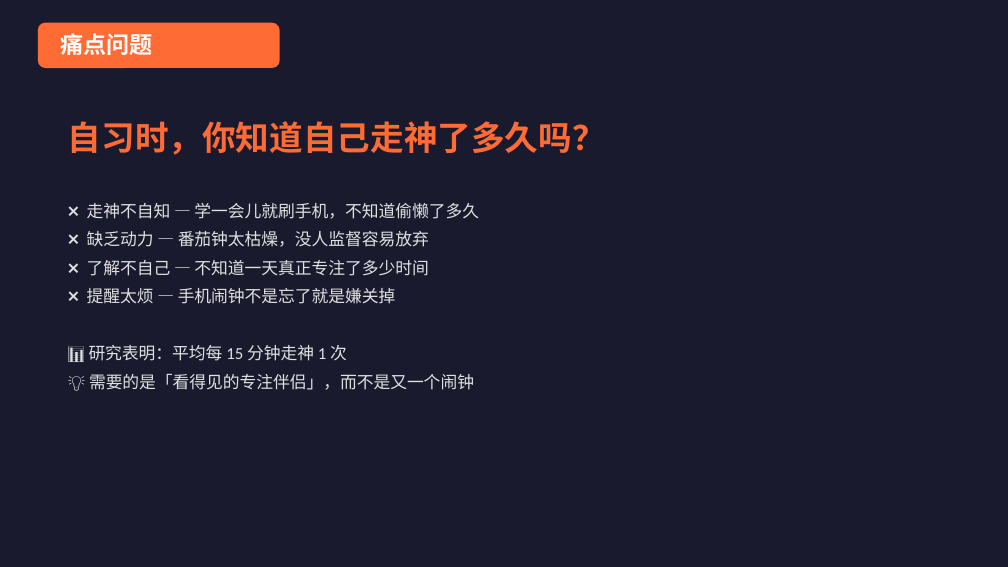
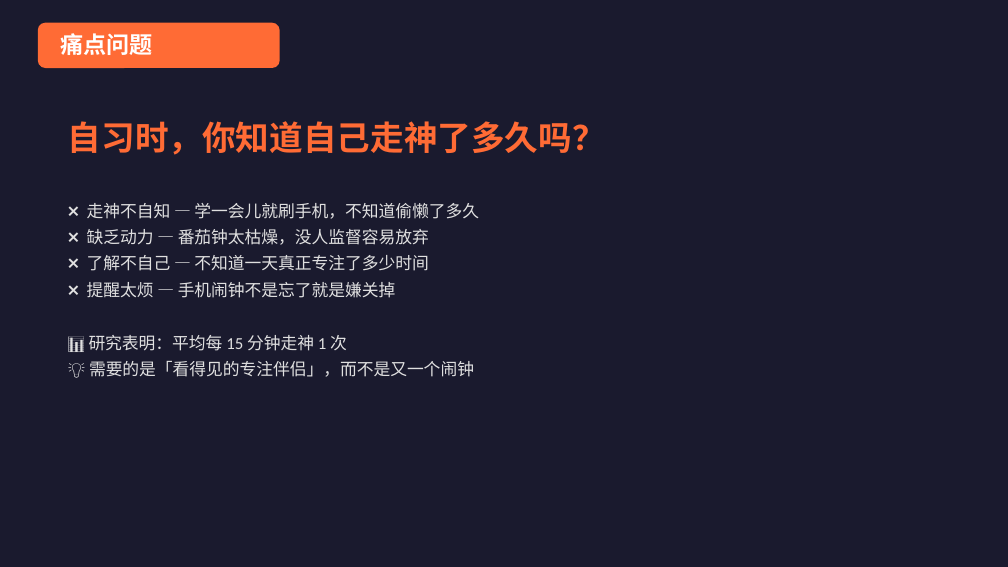
Before and after one commit to Sapnap67/FocusBuddy, a slide deck: slide 2 of docs/FocusBuddy_PPT.pptx. Drawn at 1008x567 pixels with LibreOffice and Linux fonts; fonts in the diff are those of the drawing. Boxes give left, top, right and bottom in pixels: in the first picture for what was removed or moved away, otherwise in the second. Text is boxed around its words. In the diff, an @@ line names an element or a change of style, - is before the commit and + after.

```diff
--- a/docs/FocusBuddy_PPT.pptx
+++ b/docs/FocusBuddy_PPT.pptx
@@ text "❌ 走神不自知 — 学一会儿就刷手机，不知道偷懒了多久" at bbox=[87, 203, 479, 377]: less space between paragraphs @@
```
Also in this commit, not shown: 7 other slides changed, 1 slide added, 3 other files.
